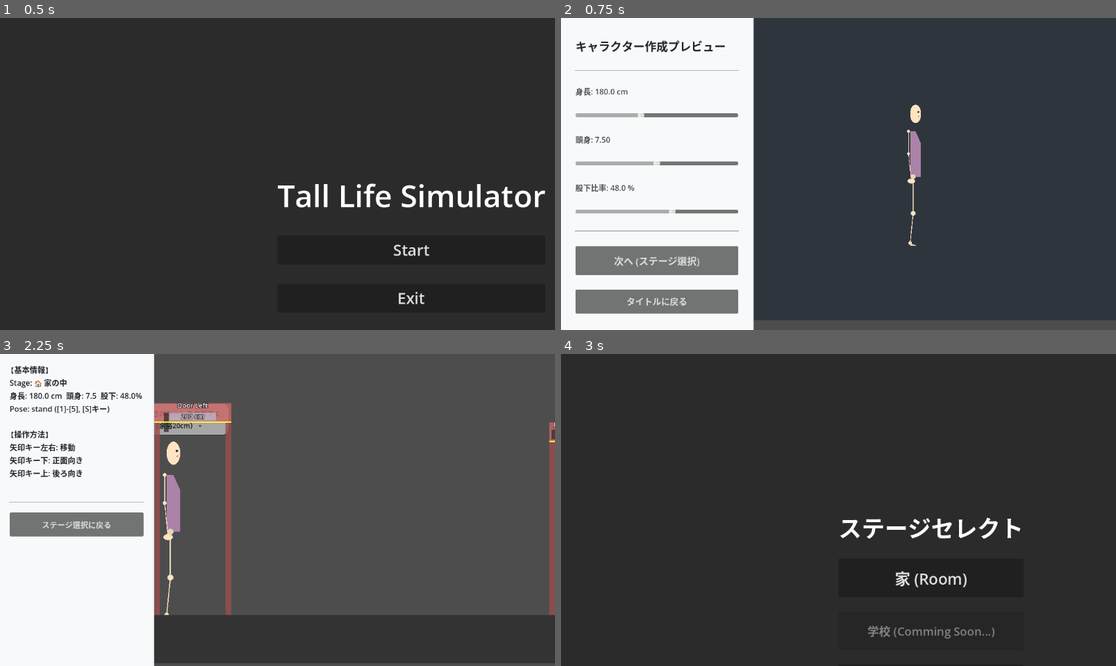
Above: before the commit, frames 1-4 (two rows, left to right).
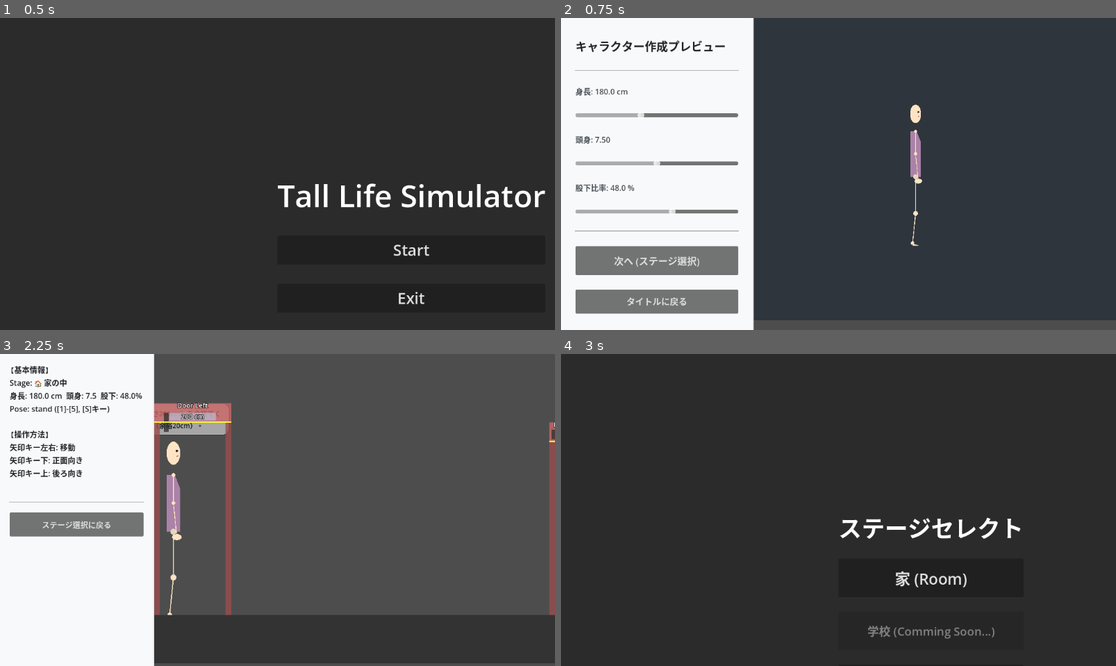
Above: after the commit, the same moments.

Repository: tinky44/TLS_3D
Game: Godot game, scene res://scenes/TitleScene.tscn
Two runs of this game, one before a commit and one after it. Both use one fixed random seed, a clock stepped at 60 frames per second and the inputs below.
Inputs:
- Up to frame 1 (0.5 s): no input
- Up to frame 2 (0.75 s): click "Start" at 0.5 s
- Up to frame 3 (2.25 s): click "次へ (ステージ選択)" at 1.25 s; click "家 (Room)" at 2 s
- Up to frame 4 (3 s): click "ステージ選択に戻る" at 2.75 s

Frame 1 is identical in both runs. In frame 2, 0.2% of the frame differs, in the area x 62-66%, y 35-74%; in frame 3, 0.3%, in the area x 29-33%, y 38-84%; in frame 4, nothing differs.

Commit message:
fix: 屈みの姿勢に合わせて胴体と頭部が傾くように描画処理を修正
胴体の描画において、常に垂直ではなく背骨の角度（waist_angle）に沿って5角形が描画されるよう修正した。
また、頭部および顔パーツにも角度を指定できるようにし、前傾姿勢に合わせて頭が自然に傾くようにした。
乳首の高さの比率も仕様に合わせて修正した。

Co-Authored-By: gemini <218195315+gemini-cli@users.noreply.github.com>

Diff:
--- a/godot-project/scripts/CharacterDrawUtils.gd
+++ b/godot-project/scripts/CharacterDrawUtils.gd
@@ -3,12 +3,16 @@
 
 # CanvasItem への図形描画をまとめるユーティリティクラス
 
-static func draw_ellipse(canvas: CanvasItem, center: Vector2, rx: float, ry: float, color: Color):
+static func draw_ellipse(canvas: CanvasItem, center: Vector2, rx: float, ry: float, color: Color, angle: float = 0.0):
     var points = PackedVector2Array()
     var segs = 32
     for i in range(segs):
         var ang = PI * 2.0 * i / float(segs)
-        points.append(center + Vector2(cos(ang) * rx, sin(ang) * ry))
+        var px = cos(ang) * rx
+        var py = sin(ang) * ry
+        var rotated_px = center.x + px * cos(angle) - py * sin(angle)
+        var rotated_py = center.y + px * sin(angle) + py * cos(angle)
+        points.append(Vector2(rotated_px, rotated_py))
     canvas.draw_polygon(points, PackedColorArray([color]))
 
 static func draw_limb(canvas: CanvasItem, p1: Vector2, p2: Vector2, width: float, color: Color):
@@ -66,9 +70,9 @@
     ])
     canvas.draw_polygon(pts, PackedColorArray([color]))
 
-static func draw_hand(canvas: CanvasItem, pos: Vector2, size: float, color: Color):
+static func draw_hand(canvas: CanvasItem, pos: Vector2, size: float, color: Color, angle: float = 0.0):
     # 小さな手（楕円形）
-    draw_ellipse(canvas, pos, size * 1.4, size * 0.9, color)
+    draw_ellipse(canvas, pos, size * 1.4, size * 0.9, color, angle)
 
 static func draw_foot_front(canvas: CanvasItem, ankle: Vector2, foot_w: float, foot_h: float, color: Color):
     # 正面: 小さな四角形
@@ -89,21 +93,24 @@
     ])
     canvas.draw_polygon(pts, PackedColorArray([color]))
 
-static func draw_side_torso(canvas: CanvasItem, top_cx: float, top_y: float, nipple_y: float, bot_cx: float, bottom_y: float, thickness: float, color: Color):
-    # 側面胴体: 5角形（背面は垂直、前面上部が斜め）
-    # 仕様書: 「直線的な背面に対し、前面上部が斜めにカット」
-    # shoulder_front_x = top_cx + half ≈ hx（脊椎中心）= front_x より内側 → 「\」方向の斜め
+static func draw_side_torso(canvas: CanvasItem, p_top: Vector2, p_bottom: Vector2, nipple_ratio: float, thickness: float, color: Color):
+    # 側面胴体: 背骨(p_bottom -> p_top)の角度に追従する5角形
+    var d = p_top - p_bottom
+    if d.length() <= 0.01:
+        return
+    var u = d.normalized()
+    var n_back = Vector2(u.y, -u.x)
+    var n_front = Vector2(-u.y, u.x)
     var half = thickness / 2.0
-    var back_x = bot_cx - half # 背面X（垂直・一定）
-    var front_x = bot_cx + half # 前面X（乳首以下は垂直）
-    var shoulder_front_x = top_cx + half # 肩前端X（hx ≈ 脊椎中心）← 前面の斜め上端
+
+    var p_nipple = p_bottom + d * nipple_ratio
 
     var pts = PackedVector2Array([
-        Vector2(back_x, top_y), # 1. 肩後端（背面上端）
-        Vector2(back_x, bottom_y), # 2. 股後端（背面下端）← 背面は垂直
-        Vector2(front_x, bottom_y), # 3. 股前端
-        Vector2(front_x, nipple_y), # 4. 乳首前端（折れ点）
-        Vector2(shoulder_front_x, top_y), # 5. 肩前端（斜め線の上端・内側）
+        p_top + n_back * half,          # 1. 肩後端（背面上端）
+        p_bottom + n_back * half,       # 2. 股後端（背面下端）
+        p_bottom + n_front * half,      # 3. 股前端
+        p_nipple + n_front * half,      # 4. 乳首前端（折れ点）
+        p_top + n_front * (half * 0.2), # 5. 肩前端（斜めにカット）
     ])
     canvas.draw_polygon(pts, PackedColorArray([color]))
 
@@ -136,11 +143,12 @@
         # デフォルトは丸みを帯びた limb
         draw_limb(canvas, p_top, p_bottom, width, color)
 
-static func draw_head_part(canvas: CanvasItem, shape: String, center: Vector2, head_w: float, head_h: float, color: Color):
+static func draw_head_part(canvas: CanvasItem, shape: String, center: Vector2, head_w: float, head_h: float, color: Color, angle: float = 0.0):
     if shape == "rect":
+        # 矩形の回転対応は省略（必要に応じて実装）
         var p_top = center - Vector2(0, head_h / 2)
         var p_bottom = center + Vector2(0, head_h / 2)
         draw_rect(canvas, p_top, p_bottom, head_w, color)
     else:
         # デフォルトは ellipse
-        draw_ellipse(canvas, center, head_w / 2.0, head_h / 2.0, color)
+        draw_ellipse(canvas, center, head_w / 2.0, head_h / 2.0, color, angle)
--- a/godot-project/scripts/CharacterDrawer.gd
+++ b/godot-project/scripts/CharacterDrawer.gd
@@ -149,93 +149,68 @@
 
 # --- 横向き 描画 ---
 func _draw_side(m, p, d, skin_color, base_shirt_color, pants_color, skin_dark, _shirt_dark, pants_dark, _shoulder_w, _hip_w, thigh_w, shin_w, arm_w, _neck_w):
-	var _cx = d["cx"]
-	var cy = d["cy"]
-	var _wx = d["wx"]
-	var wy = d["wy"]
-	var _sx = d["sx"]
-	var sy = d["sy"]
-	var _nx = d["nx"]
-	var _ny = d["ny"]
 	var hx = d["hx"]
 	var hy = d["hy"]
 
 	# 側面: 胴体の厚み = 頭の幅（仕様書）
 	var head_w = (m["headWidth"] if m.has("headWidth") else m["head"] * 0.702) * p * 0.85
 	var torso_thickness = head_w
-
-	# 仕様: 肩関節・股関節の「前端」が頭部の中心X(hx)と一致する
-	# 関節中心 = hx - joint_radius (前端を hx に合わせる)
-	var arm_joint_r = arm_w * 0.35
-	var thigh_joint_r = thigh_w * 0.35
-
-	# 胴体の「脊椎中心X」を肩(sx,sy)・腰(wx,wy)・股(cx,cy)から算出
-	# 胴体前端 = 脊椎中心X + thickness/2, 後端 = 脊椎中心X - thickness/2
-	# 肩の脊椎中心X: 前端をhxに合わせる → cx_shoulder = hx - thickness/2
-	var cx_shoulder = hx - torso_thickness * 0.5
-	# 腰の脊椎中心X: waist_angle で肩から傾いた先（wx,wy）← 胴体の中間頂点として使用
-	# 股下の脊椎中心X: 傾きは股は変化しない（0固定）
-	var cx_crotch = d["cx"]
-
-	# 関節中心X: 仕様書「関節の左端(後端) = 頭部中心縦軸 = hx」
-	# → 肩/股関節の中心X = hx + joint_radius (後端がhxの左に来る設計)
-	# ただし現仕様では「関節前端=hx」なので: 中心 = hx - joint_radius
-	var s_joint_x = cx_shoulder - arm_joint_r # 肩関節中心X
-	var hip_joint_x = cx_crotch - thigh_joint_r # 股関節中心X
 
 	var foot_w = 9.0 * p
 	var foot_h = 3.5 * p
 	var hand_size = 3.5 * p
 	var shoe_color = pants_color
 
+	var p_shoulder = Vector2(d["sx"], d["sy"])
+	var p_crotch = Vector2(d["cx"], d["cy"])
+
 	# 1. 奥の腕（線 + 円関節 + 小さな手）
 	var arm_len = m["armLength"] * p
 	var u_arm = arm_len * 0.45
 	var l_arm = arm_len * 0.55
 
-	var s_pos_l = Vector2(s_joint_x, sy)
-	var p_elb_l = CharacterPoseCalculator.rotated_point(s_pos_l.x, s_pos_l.y, u_arm, d["arm_l_angle"] * PI / 180 + d["waist_angle"] + PI / 2)
+	var p_elb_l = CharacterPoseCalculator.rotated_point(p_shoulder.x, p_shoulder.y, u_arm, d["arm_l_angle"] * PI / 180 + d["waist_angle"] + PI / 2)
 	var p_hand_l = CharacterPoseCalculator.rotated_point(p_elb_l.x, p_elb_l.y, l_arm, d["arm_l_angle"] * PI / 180 + d["waist_angle"] + PI / 2 - 0.1)
 
-	CharacterDrawUtils.draw_limb_part(self , part_shapes["limb"], s_pos_l, p_elb_l, arm_w, skin_dark)
+	CharacterDrawUtils.draw_limb_part(self , part_shapes["limb"], p_shoulder, p_elb_l, arm_w, skin_dark)
 	CharacterDrawUtils.draw_limb_part(self , part_shapes["limb"], p_elb_l, p_hand_l, arm_w * 0.8, skin_dark)
 	CharacterDrawUtils.draw_hand(self , p_hand_l, hand_size, skin_dark)
 
 	# 2. 奥の足
-	var p_thigh_l = CharacterPoseCalculator.rotated_point(hip_joint_x, cy, d["thigh_l"], d["leg_l_angle"] * PI / 180 + PI / 2)
+	var p_thigh_l = CharacterPoseCalculator.rotated_point(p_crotch.x, p_crotch.y, d["thigh_l"], d["leg_l_angle"] * PI / 180 + PI / 2)
 	var p_shin_l = CharacterPoseCalculator.rotated_point(p_thigh_l.x, p_thigh_l.y, d["shin_l"], d["leg_l_angle"] * PI / 180 + PI / 2 + d["knee_l"])
-	CharacterDrawUtils.draw_limb_part(self , part_shapes["limb"], Vector2(hip_joint_x, cy), p_thigh_l, thigh_w, pants_dark)
+	CharacterDrawUtils.draw_limb_part(self , part_shapes["limb"], p_crotch, p_thigh_l, thigh_w, pants_dark)
 	CharacterDrawUtils.draw_limb_part(self , part_shapes["limb"], p_thigh_l, p_shin_l, shin_w, skin_dark)
 	CharacterDrawUtils.draw_foot_side(self , p_shin_l, foot_w, foot_h, shoe_color.darkened(0.15))
 
 	# 3. 胴体（服）: 背面上部が斜めの5角形（前面は垂直）
-	# nipple_y = 肩と腰の中間 = 背面の折れ点（乳首の高さ）
-	var nipple_y = sy + (wy - sy) * 0.5
-	CharacterDrawUtils.draw_side_torso(self , cx_shoulder, sy, nipple_y, cx_crotch, cy, torso_thickness, base_shirt_color)
+	# 仕様: 乳首の高さ = 肩の高さ - (胴体の長さ × 0.25) = 下から0.75の比率
+	var nipple_ratio = 0.75
+	CharacterDrawUtils.draw_side_torso(self , p_shoulder, p_crotch, nipple_ratio, torso_thickness, base_shirt_color)
 
 	# 4. 手前の足
-	var p_thigh_r = CharacterPoseCalculator.rotated_point(hip_joint_x, cy, d["thigh_l"], d["leg_r_angle"] * PI / 180 + PI / 2)
+	var p_thigh_r = CharacterPoseCalculator.rotated_point(p_crotch.x, p_crotch.y, d["thigh_l"], d["leg_r_angle"] * PI / 180 + PI / 2)
 	var p_shin_r = CharacterPoseCalculator.rotated_point(p_thigh_r.x, p_thigh_r.y, d["shin_l"], d["leg_r_angle"] * PI / 180 + PI / 2 + d["knee_r"])
-	CharacterDrawUtils.draw_limb_part(self , part_shapes["limb"], Vector2(hip_joint_x, cy), p_thigh_r, thigh_w, pants_color)
+	CharacterDrawUtils.draw_limb_part(self , part_shapes["limb"], p_crotch, p_thigh_r, thigh_w, pants_color)
 	CharacterDrawUtils.draw_limb_part(self , part_shapes["limb"], p_thigh_r, p_shin_r, shin_w, skin_color)
 	CharacterDrawUtils.draw_foot_side(self , p_shin_r, foot_w, foot_h, shoe_color)
 
 	# 6. 頭
-	CharacterDrawUtils.draw_head_part(self , part_shapes["head"], Vector2(hx, hy), head_w, d["head_h"], skin_color)
-
-	var eye_x = hx + (head_w * 0.25)
-	var eye_y = hy - (d["head_h"] * 0.1)
-	draw_circle(Vector2(eye_x, eye_y), 2.5, Color("#333333"))
-
-	var mouth_x = hx + (head_w * 0.25)
-	var mouth_y = hy + (d["head_h"] * 0.15)
-	draw_line(Vector2(mouth_x - 1, mouth_y), Vector2(mouth_x + 3, mouth_y - 2), Color("#c07070"), 2.0)
-
-	# 7. 手前の腕（線 + 円関節 + 小さな手）
-	var s_pos_r = Vector2(s_joint_x, sy)
-	var p_elb_r = CharacterPoseCalculator.rotated_point(s_pos_r.x, s_pos_r.y, u_arm, d["arm_r_angle"] * PI / 180 + d["waist_angle"] + PI / 2)
+	var head_angle = d["waist_angle"] * 0.6
+	CharacterDrawUtils.draw_head_part(self , part_shapes["head"], Vector2(hx, hy), head_w, d["head_h"], skin_color, head_angle)
+
+	var eye_offset = Vector2(head_w * 0.25, -d["head_h"] * 0.1)
+	var rot_eye = Vector2(eye_offset.x * cos(head_angle) - eye_offset.y * sin(head_angle), eye_offset.x * sin(head_angle) + eye_offset.y * cos(head_angle))
+	draw_circle(Vector2(hx, hy) + rot_eye, 2.5, Color("#333333"))
+
+	var mouth_offset = Vector2(head_w * 0.25, d["head_h"] * 0.15)
+	var rot_mouth = Vector2(mouth_offset.x * cos(head_angle) - mouth_offset.y * sin(head_angle), mouth_offset.x * sin(head_angle) + mouth_offset.y * cos(head_angle))
+	draw_line(Vector2(hx, hy) + rot_mouth - Vector2(1, 0), Vector2(hx, hy) + rot_mouth + Vector2(3, -2), Color("#c07070"), 2.0)
+
+	# 7. 手前の腕
+	var p_elb_r = CharacterPoseCalculator.rotated_point(p_shoulder.x, p_shoulder.y, u_arm, d["arm_r_angle"] * PI / 180 + d["waist_angle"] + PI / 2)
 	var p_hand_r = CharacterPoseCalculator.rotated_point(p_elb_r.x, p_elb_r.y, l_arm, d["arm_r_angle"] * PI / 180 + d["waist_angle"] + PI / 2 - 0.1)
 
-	CharacterDrawUtils.draw_limb_part(self , part_shapes["limb"], s_pos_r, p_elb_r, arm_w, skin_color)
+	CharacterDrawUtils.draw_limb_part(self , part_shapes["limb"], p_shoulder, p_elb_r, arm_w, skin_color)
 	CharacterDrawUtils.draw_limb_part(self , part_shapes["limb"], p_elb_r, p_hand_r, arm_w * 0.8, skin_color)
 	CharacterDrawUtils.draw_hand(self , p_hand_r, hand_size, skin_color)
Not shown, changed: specs/character_drawing_system.md
